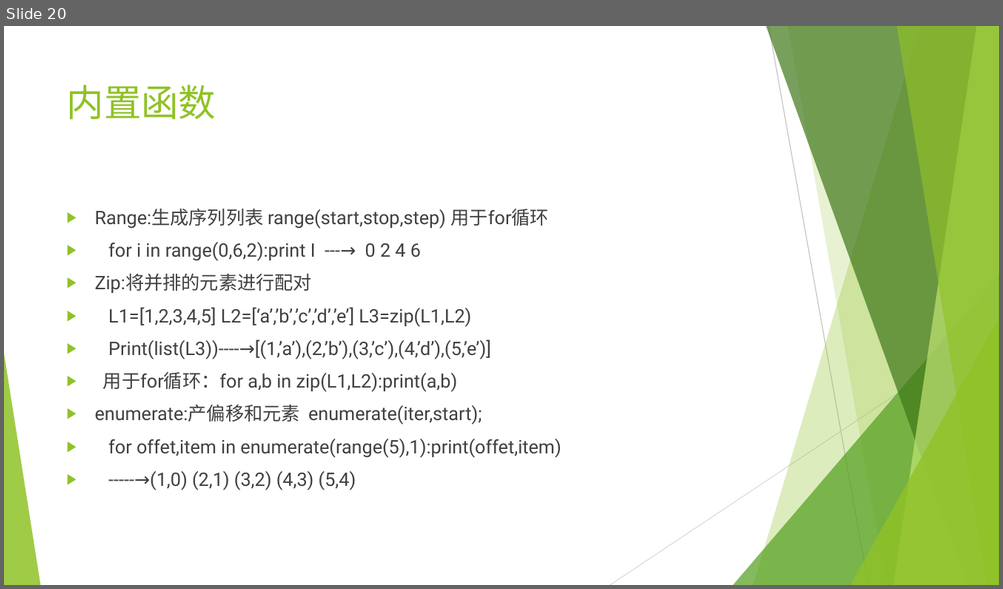
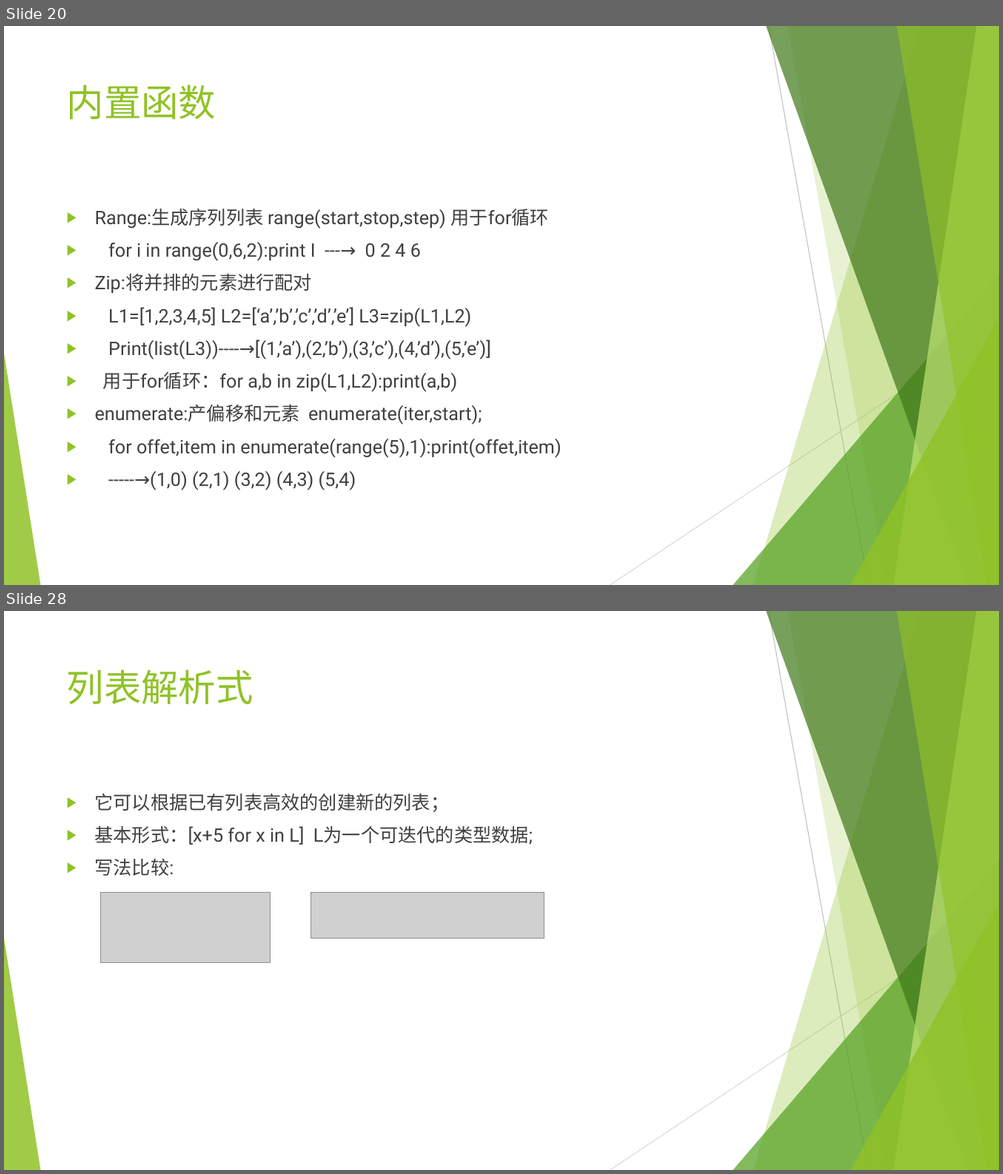
Before and after one commit to mrzhangs1015916/LearnPython, a slide deck: python.pptx. Shown one above the other, each under a label of ours: slide 20 before the commit, slides 20 and 28 after it; the slides between them are not shown. The pictures are 1003x589 and 1003x1174 pixels, drawn with LibreOffice and Linux fonts; fonts in the diff are those of the drawing; grey boxes stand for pictures. Boxes give left, top, right and bottom in pixels: in the first picture for what was removed or moved away, otherwise in the second. Text is boxed around its words. In the diff, an @@ line names an element or a change of style, - is before the commit and + after.

```diff
--- a/python.pptx
+++ b/python.pptx
@@ slide 28 added at (x1=4, y1=611, x2=999, y2=1170), background #FFFFFF; not listed: 10 template elements that a slide beside it also shows @@
@@ title added at (x1=67, y1=669, x2=253, y2=704), 36 pt, text #90C226 @@
+列表解析式
@@ text added at (x1=95, y1=794, x2=532, y2=876), 18 pt, text #404040 @@
+▶ 它可以根据已有列表高效的创建新的列表；
+▶ 基本形式：[x+5 for x in L] L为一个可迭代的类型数据;
+▶ 写法比较:
@@ picture added at (x1=100, y1=892, x2=270, y2=963) @@
@@ picture added at (x1=311, y1=892, x2=544, y2=938) @@
```
Also in this commit, not shown: 12 other slides added, 1 other file.
